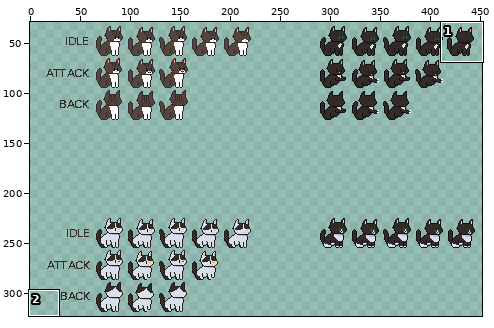
Sprite sheet -- Assets/Cats/SpriteSheet.png. Above: a wide view before the commit, with the close-up outlined.
Close-up. Earlier state:
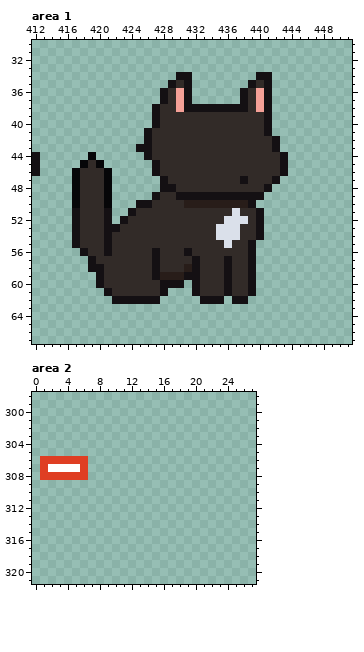
The file is 640x640 pixels. Shown: area 1: x 412..451, y 30..67; area 2: x 0..27, y 298..321. The wide view leaves out empty margins.
Once edited:
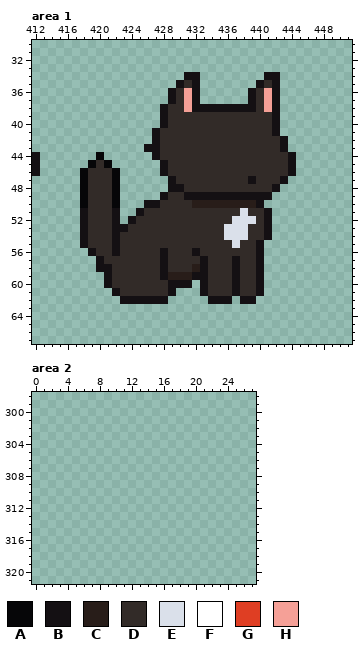
Palette (. is transparent): A #060608  B #141013  C #281d19  D #322b28  E #dae0ea  F #ffffff  G #df3e23  H #f5a097
Changes in this commit:
Area 1:
The edit adds colour A in row 44 at x 420; in row 45 at x 421; in rows 46 to 50 at x 422.
Colour D gives way to colour A in row 45 at x 419; in rows 46 to 50 at x 418.
The edit adds colour B in rows 34 to 37 at x 432 and 442; in rows 38 to 41 at x 442; in rows 42 to 43 at x 443; in rows 44 to 46 at x 444; in row 47 at x 443; in row 48 at x 442.
The edit adds colour B in row 49 at x 441; in row 50 at x 440; in rows 51 to 52 at x 422 and 441; in rows 53 to 54 at x 441; in rows 55 to 59 at x 440; in row 60 at x 431 and 440.
The edit adds colour B in row 61 at x 429 and 440; in row 62 at x 428, 436 and 439.
Colour C gives way to colour B in row 59 at x 428.
Colour D gives way to colour B in row 35 at x 430 and 440; in rows 36 to 37 at x 429 and 439; in row 38 at x 428 and 439; in rows 39 to 40 at x 428; in rows 41 to 44 at x 427; in rows 45 to 46 at x 428.
Colour D gives way to colour B in row 47 at x 429 and 439; in row 48 at x 430; in row 49 at x 428; in row 50 at x 427; in row 51 at x 418 and 425; in row 52 at x 418 and 424.
Colour D gives way to colour B in row 53 at x 418 and 423; in rows 54 to 55 at x 418 and 422; in row 56 at x 419, 422, 428 and 432; in row 57 at x 420, 428, 433 and 437; in row 58 at x 421, 428, 433 and 437; in rows 59 to 60 at x 421, 433 and 437.
Colour D gives way to colour B in row 61 at x 422, 433 and 437.
Colour B gives way to colour C in row 50 at x 439; in row 58 at x 432; in row 59 at x 431.
Colour A gives way to colour D in row 45 at x 420; in rows 46 to 50 at x 421.
Colour B gives way to colour D in row 35 at x 431 and 441; in rows 39 to 41 at x 441; in rows 42 to 43 at x 442; in rows 44 to 46 at x 443; in row 47 at x 438 and 442; in row 48 at x 441.
Colour B gives way to colour D in row 49 at x 430; in rows 51 to 54 at x 421 and 440; in row 55 at x 421 and 439; in row 56 at x 421, 427, 431 and 439; in row 57 at x 427, 432, 436 and 439; in rows 58 to 59 at x 427, 436 and 439.
Colour B gives way to colour D in rows 60 to 61 at x 428, 436 and 439.
Colour C gives way to colour D in row 50 at x 431; in row 58 at x 431.
Colour E gives way to colour D in row 51 at x 437; in row 52 at x 436; in rows 53 to 54 at x 435; in row 55 at x 436.
Colour H gives way to colour D in rows 36 to 38 at x 430 and 440.
Colour D gives way to colour E in row 51 at x 438; in row 52 at x 439; in rows 53 to 54 at x 438; in row 55 at x 437.
Colour B gives way to colour H in rows 36 to 38 at x 431 and 441.
The edit erases colour A in row 44 at x 419; in row 45 at x 418; in rows 46 to 50 at x 417.
The edit erases colour B in row 34 at x 430 and 440; in row 35 at x 429 and 439; in rows 36 to 37 at x 428 and 438; in rows 38 to 40 at x 427; in rows 41 to 42 at x 426; in row 43 at x 425.
The edit erases colour B in row 44 at x 426; in rows 45 to 46 at x 427; in rows 47 to 48 at x 428; in row 49 at x 427; in row 50 at x 425; in row 51 at x 417 and 424.
The edit erases colour B in row 52 at x 417 and 423; in rows 53 to 55 at x 417; in row 56 at x 418; in rows 57 to 58 at x 419; in row 59 at x 420; in row 60 at x 420 and 432.
The edit erases colour B in row 61 at x 421 and 432; in row 62 at x 422, 433 and 437.
Area 2:
The edit erases colour F in row 307 at x 2 to 5.
The edit erases colour G in row 306 at x 1 to 6; in row 307 at x 1 and 6; in row 308 at x 1 to 6.
Boxes around the changes in both close-ups, in picture pixels (x1, y1, x2, y2):
changed: (72, 72, 296, 304)
erased: (40, 456, 88, 480)
